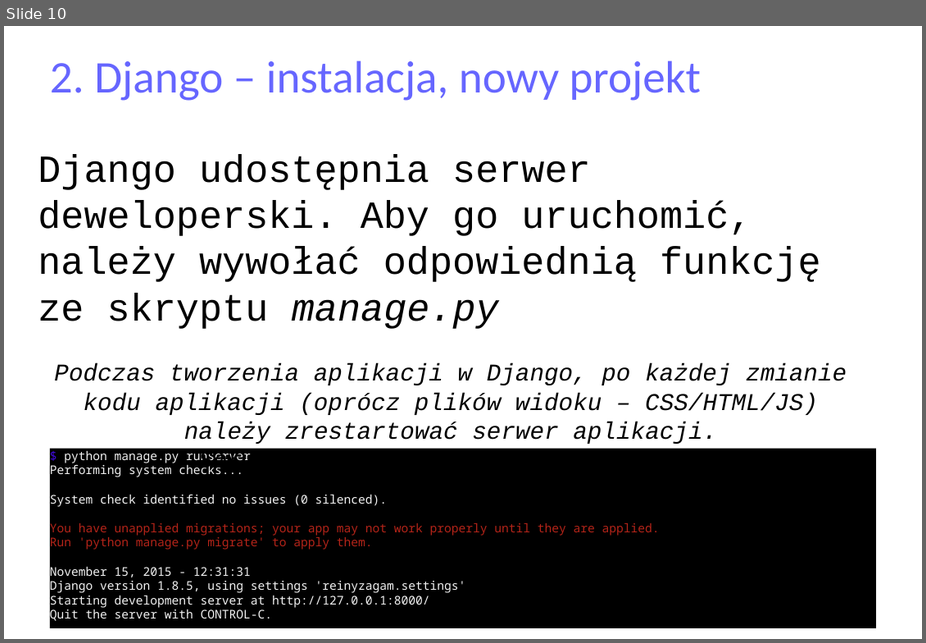
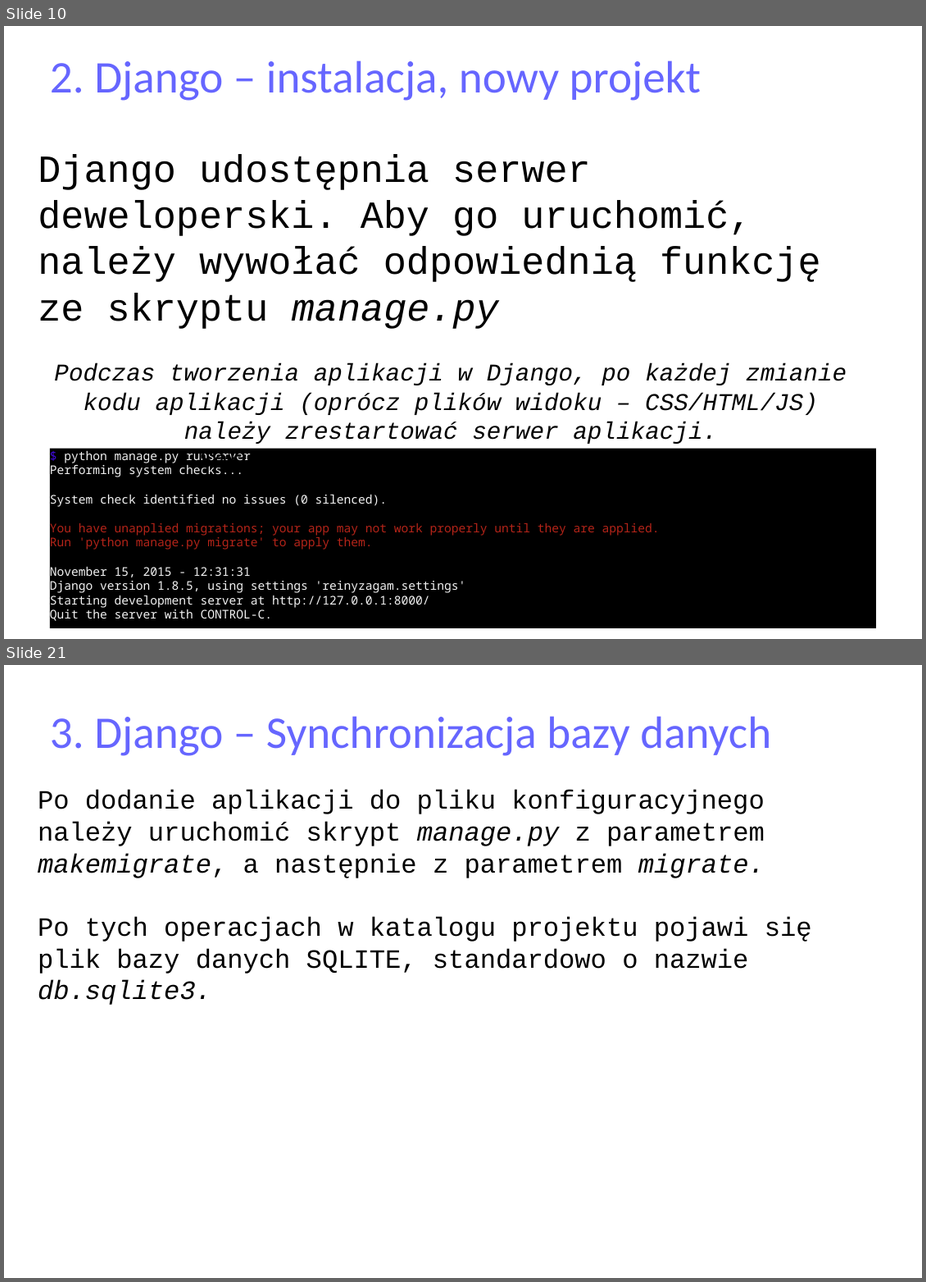
Before and after one commit to matulik/reinyzagam, a slide deck: Docs/presentation.odp. Shown one above the other, each under a label of ours: slide 10 before the commit, slides 10 and 21 after it; the slides between them are not shown. The pictures are 926x643 and 926x1282 pixels, drawn with LibreOffice and Linux fonts; fonts in the diff are those of the drawing. Boxes give left, top, right and bottom in pixels: in the first picture for what was removed or moved away, otherwise in the second. Text is boxed around its words. In the diff, an @@ line names an element or a change of style, - is before the commit and + after.

```diff
--- a/Docs/presentation.odp
+++ b/Docs/presentation.odp
@@ slide 21 added at (x1=4, y1=665, x2=922, y2=1278), background #FFFFFF @@
@@ title added at (x1=50, y1=716, x2=772, y2=756), 37.7 pt, text #6666FF @@
+3. Django – Synchronizacja bazy danych
@@ text added at (x1=38, y1=790, x2=813, y2=973), 22 pt, text #000000 @@
+Po dodanie aplikacji do pliku konfiguracyjnego należy uruchomić skrypt manage.py z parametrem makemigrate, a następnie z parametrem migrate.
+Po tych operacjach w katalogu projektu pojawi się plik bazy danych SQLITE, standardowo o nazwie db.sqlite3.
```
Also in this commit, not shown: 3 slides changed, 11 other slides added, 4 other files.
